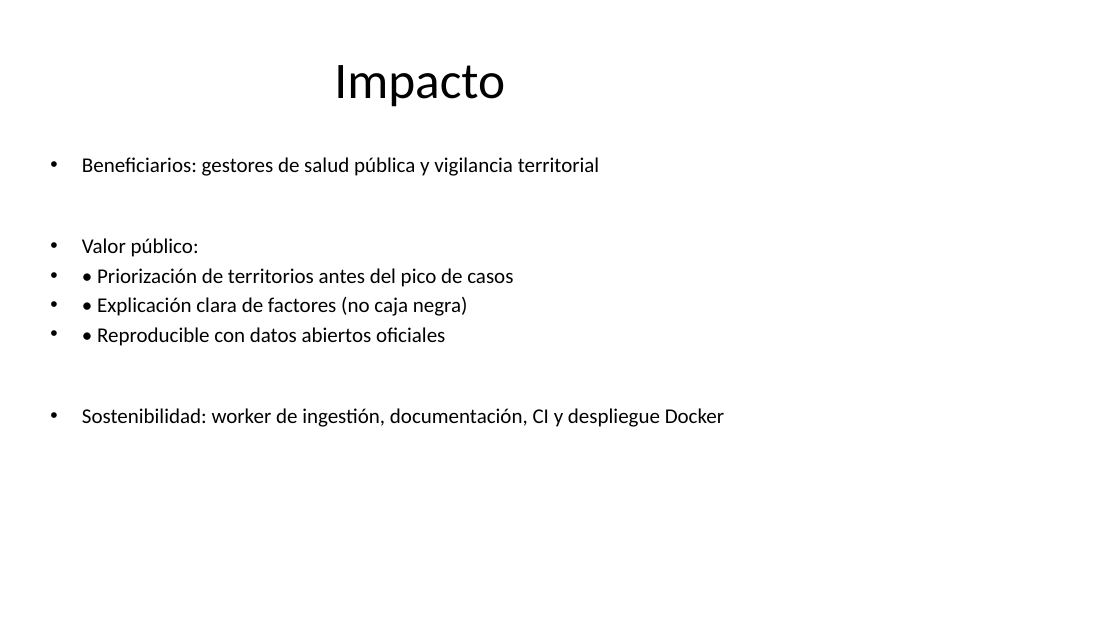
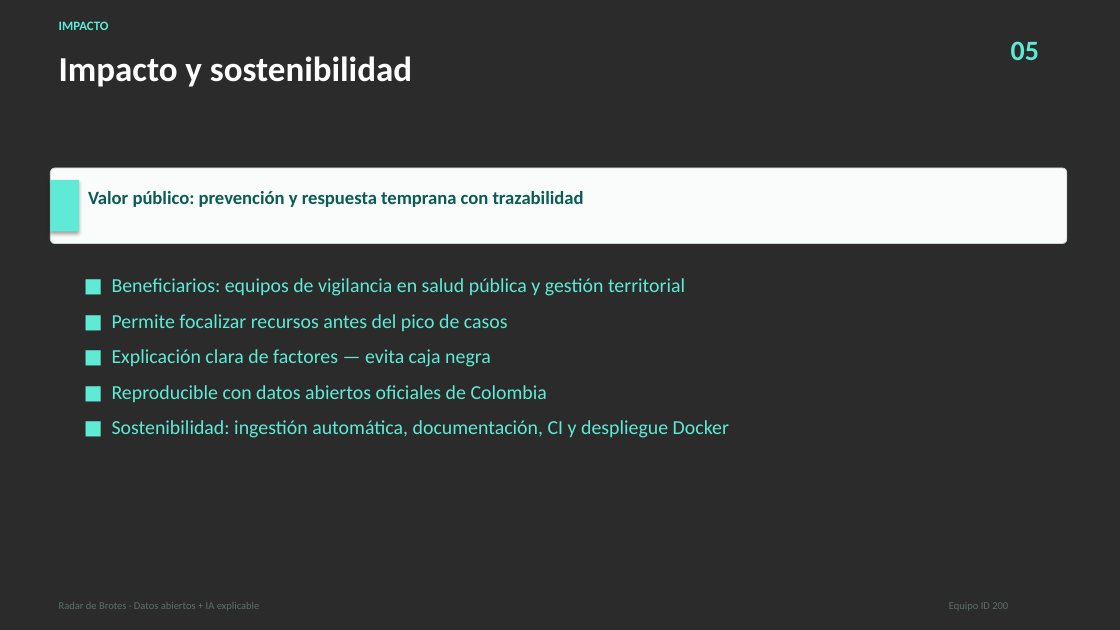
Before and after one commit to luisrapalino/concurso-datos-abiertos-colombia-2026, a slide deck: slide 6 of RECURSOS/Presentacion.pptx. Drawn at 1120x630 pixels with LibreOffice and Linux fonts; fonts in the diff are those of the drawing; background and template pictures are left out; a plain dark background stands for a picture behind light text. Boxes give left, top, right and bottom in pixels: in the first picture for what was removed or moved away, otherwise in the second. Text is boxed around its words. In the diff, an @@ line names an element or a change of style, - is before the commit and + after.

Commit message:
chore(concurso): regenerate presentation assets with professional design
Rebuild the delivery deck, PDF and cover from the redesigned generator
so the material reflects the branded visuals and corrected Spanish copy.

```diff
--- a/RECURSOS/Presentacion.pptx
+++ b/RECURSOS/Presentacion.pptx
@@ background #FFFFFF to picture (left out) @@
@@ text "IMPACTO" at (59,21,109,30): vertical alignment middle to top @@
@@ text at (59,21,109,30): text changed; size 44 to 11 pt; text colour #000000 to #5EEAD4; bold on @@
-Impacto
+IMPACTO
@@ text added at (59,56,412,87), 30 pt, text #FFFFFF, bold @@
+Impacto y sostenibilidad
@@ text added at (1011,41,1039,60), 24 pt, text #5EEAD4, bold @@
+05
@@ rounded rectangle added at (50,168,1067,244), fill #FAFCFB, outline #C8D9D4 0.75 pt @@
@@ rectangle added at (50,180,79,231), fill #5EEAD4 @@
@@ text added at (88,191,584,207), 16 pt, text #0A5C54, bold @@
+Valor público: prevención y respuesta temprana con trazabilidad
@@ text at (112,278,729,438): text changed; size 18 to 17 pt; text colour #000000 to #5EEAD4 @@
-• Beneficiarios: gestores de salud pública y vigilancia territorial
-• Valor público:
-• • Priorización de territorios antes del pico de casos
-• • Explicación clara de factores (no caja negra)
-• • Reproducible con datos abiertos oficiales
-• Sostenibilidad: worker de ingestión, documentación, CI y despliegue Docker
+■ Beneficiarios: equipos de vigilancia en salud pública y gestión territorial
+■ Permite focalizar recursos antes del pico de casos
+■ Explicación clara de factores — evita caja negra
+■ Reproducible con datos abiertos oficiales de Colombia
+■ Sostenibilidad: ingestión automática, documentación, CI y despliegue Docker
@@ text added at (59,602,260,611), 9 pt, text #5C6F6B @@
+Radar de Brotes · Datos abiertos + IA explicable
@@ text added at (949,602,1008,611), 9 pt, text #5C6F6B @@
+Equipo ID 200
```
Also in this commit, not shown: 6 other slides changed, 1 slide added, 1 slide removed, 2 other files.
